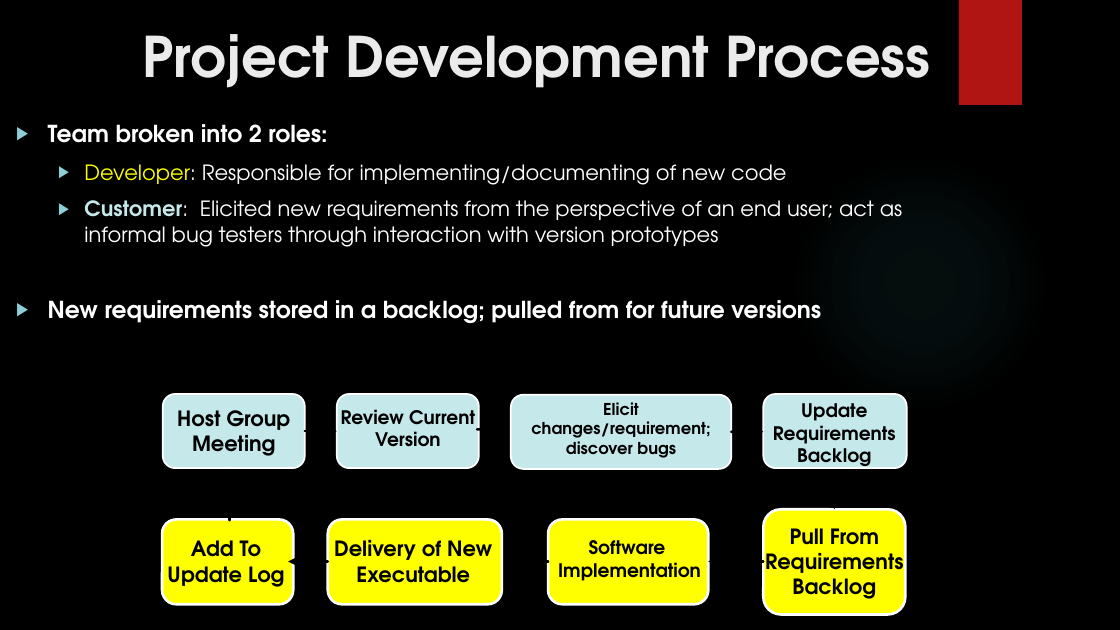
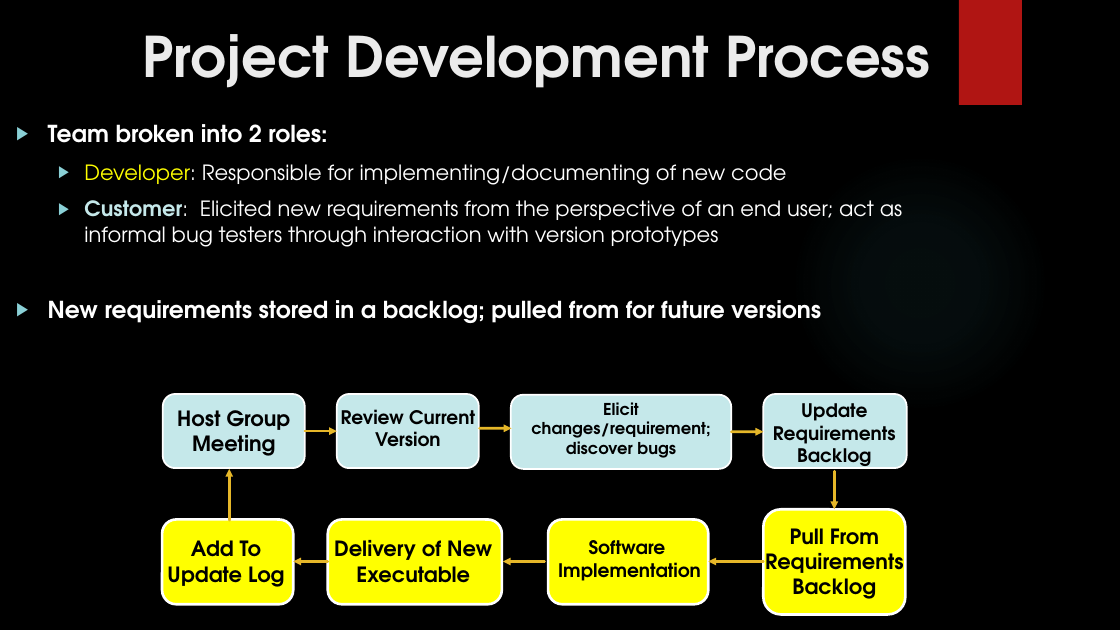
Before and after one commit to HFerencz/CIS434_Spring2019_G2, a slide deck: slide 3 of FINAL REPORT/CIS434 Project Presentation.pptx. Drawn at 1120x630 pixels with LibreOffice and Linux fonts; fonts in the diff are those of the drawing; background and template pictures are left out. Boxes give left, top, right and bottom in pixels: in the first picture for what was removed or moved away, otherwise in the second. Text is boxed around its words. In the diff, an @@ line names an element or a change of style, - is before the commit and + after.

```diff
--- a/FINAL REPORT/CIS434 Project Presentation.pptx
+++ b/FINAL REPORT/CIS434 Project Presentation.pptx
@@ arrow (305, 431) - (337, 431): stroke #000000 2.25 pt to #E6B729 2.25 pt @@
@@ arrow (480, 429) - (512, 429): stroke #000000 2.25 pt to #E6B729 2.25 pt @@
@@ arrow (732, 432) - (764, 432): stroke #000000 2.25 pt to #E6B729 2.25 pt @@
@@ arrow (229, 520) - (229, 469): stroke #000000 2.25 pt to #E6B729 2.25 pt @@
@@ arrow (834, 471) - (834, 509): stroke #000000 2.25 pt to #E6B729 2.25 pt @@
@@ arrow moved from (328, 561) - (288, 561) to (328, 561) - (293, 561) @@
@@ arrow (328, 561) - (293, 561): stroke #000000 2.25 pt to #E6B729 2.25 pt @@
@@ arrow moved from (549, 561) - (507, 561) to (544, 561) - (503, 561) @@
@@ arrow (544, 561) - (503, 561): stroke #000000 2.25 pt to #E6B729 2.25 pt @@
@@ arrow (764, 561) - (708, 561): stroke #000000 2.25 pt to #E6B729 2.25 pt @@
```
Also in this commit, not shown: 3 other slides changed.
